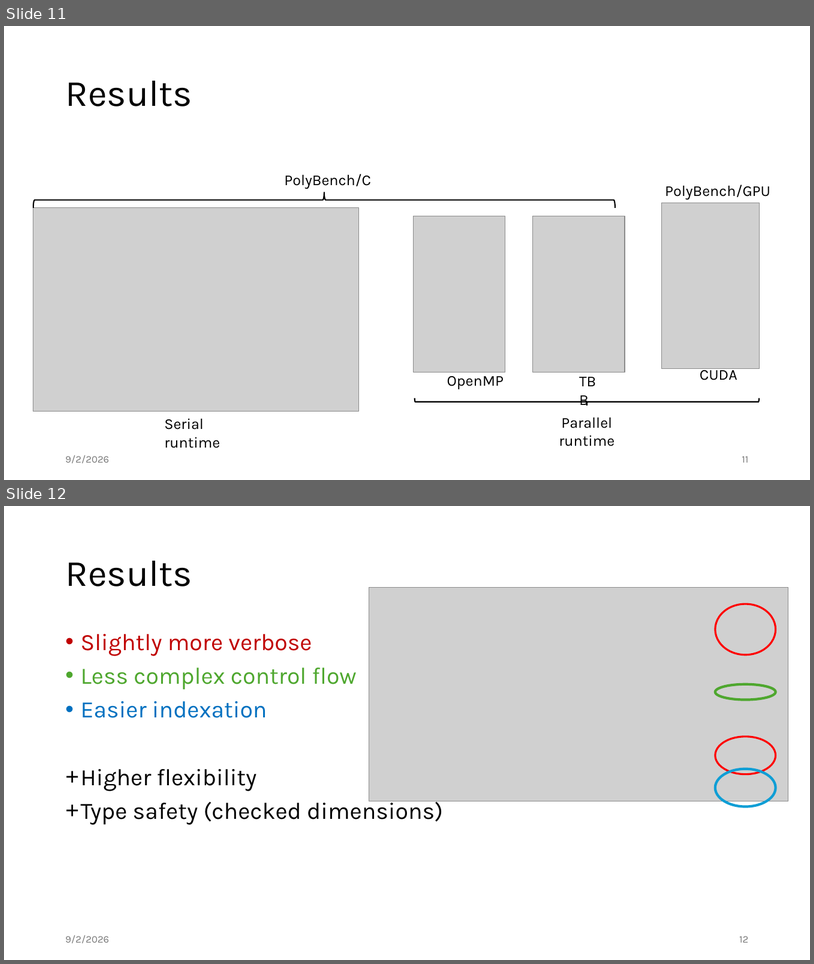
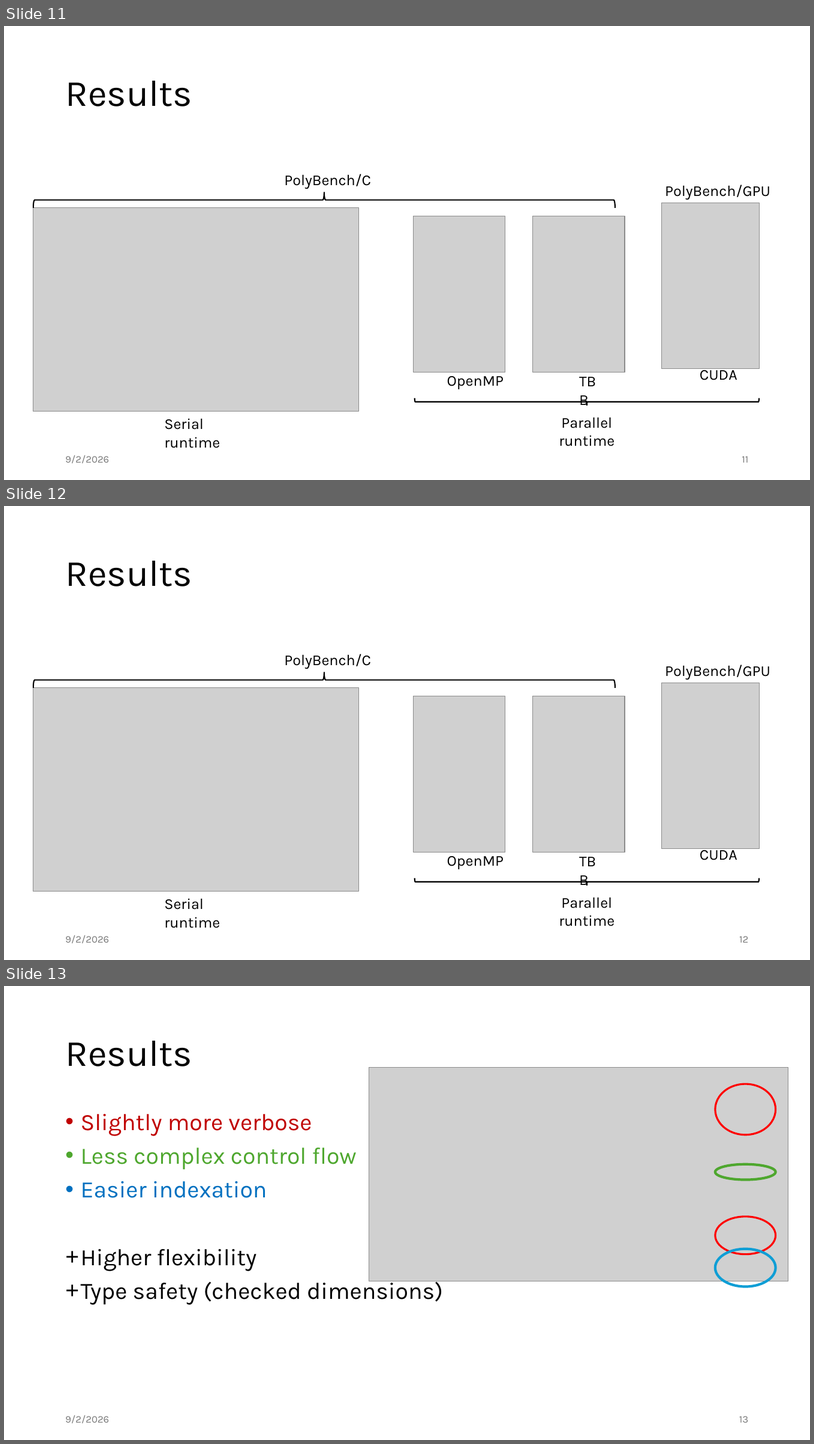
Before and after one commit to jiriklepl/phd-thesis, a slide deck: slides/Optimizing Memory Layouts and Traversal Orders in High-Performance Computing.pptx. Shown one above the other, each under a label of ours: slides 11 and 12 before the commit, slides 11, 12 and 13 after it. The pictures are 814x964 and 814x1444 pixels, drawn with LibreOffice and Linux fonts; fonts in the diff are those of the drawing; grey boxes stand for pictures. Boxes give left, top, right and bottom in pixels: in the first picture for what was removed or moved away, otherwise in the second. Text is boxed around its words. In the diff, an @@ line names an element or a change of style, - is before the commit and + after.

```diff
--- a/slides/Optimizing Memory Layouts and Traversal Orders in High-Performance Computing.pptx
+++ b/slides/Optimizing Memory Layouts and Traversal Orders in High-Performance Computing.pptx
@@ slide 12 added at <box>4,506,810,960</box>, background #FFFFFF @@
@@ title added at <box>65,561,192,586</box>, 44 pt, text #000000 @@
+Results
@@ text added at <box>284,654,371,669</box>, 18 pt, text #000000 @@
+PolyBench/C
@@ text added at <box>665,664,771,680</box>, 18 pt, text #000000 @@
+PolyBench/GPU
@@ right brace added at <box>33,672,615,687</box>, outline #000000 1.5 pt @@
@@ picture added at <box>662,682,759,849</box> @@
@@ picture added at <box>33,687,359,891</box> @@
@@ picture added at <box>414,696,506,852</box> @@
@@ picture added at <box>533,696,625,852</box> @@
@@ text added at <box>700,846,738,860</box>, 18 pt, text #000000 @@
+CUDA
@@ text added at <box>447,856,504,869</box>, 18 pt, text #000000 @@
+OpenMP
@@ text added at <box>574,849,612,873</box>, 18 pt, text #000000 @@
+TBB
@@ right brace added at <box>415,878,759,885</box>, outline #000000 1.5 pt @@
@@ text added at <box>164,898,220,928</box>, 18 pt, text #000000 @@
+Serial runtime
@@ text added at <box>559,897,615,926</box>, 18 pt, text #000000 @@
+Parallel runtime
@@ text added at <box>65,935,109,943</box>, 12 pt, text #797979 @@
+9/2/2026
@@ page number added at <box>740,936,749,942</box>, 12 pt, text #797979 @@
+12
@@ what was slide 12 is now slide 13 @@
@@ page number at <box>740,1416,749,1422</box>: text changed @@
-12
+13
```
Also in this commit, not shown: 2 slides changed, 1 other slide added.
